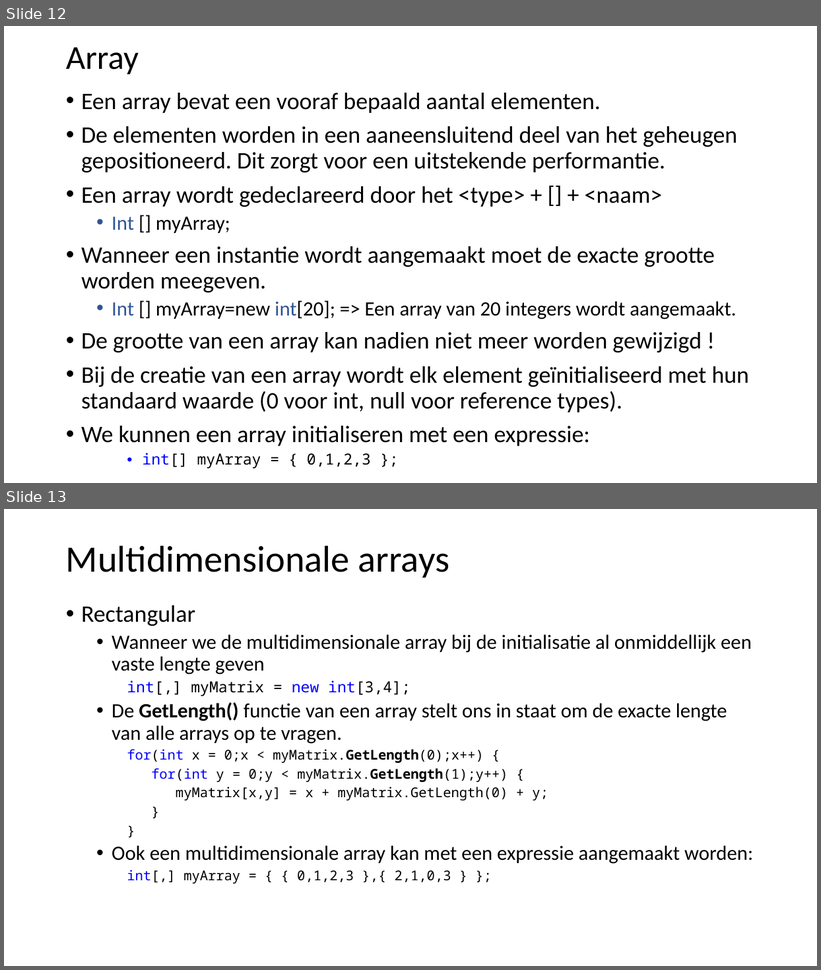
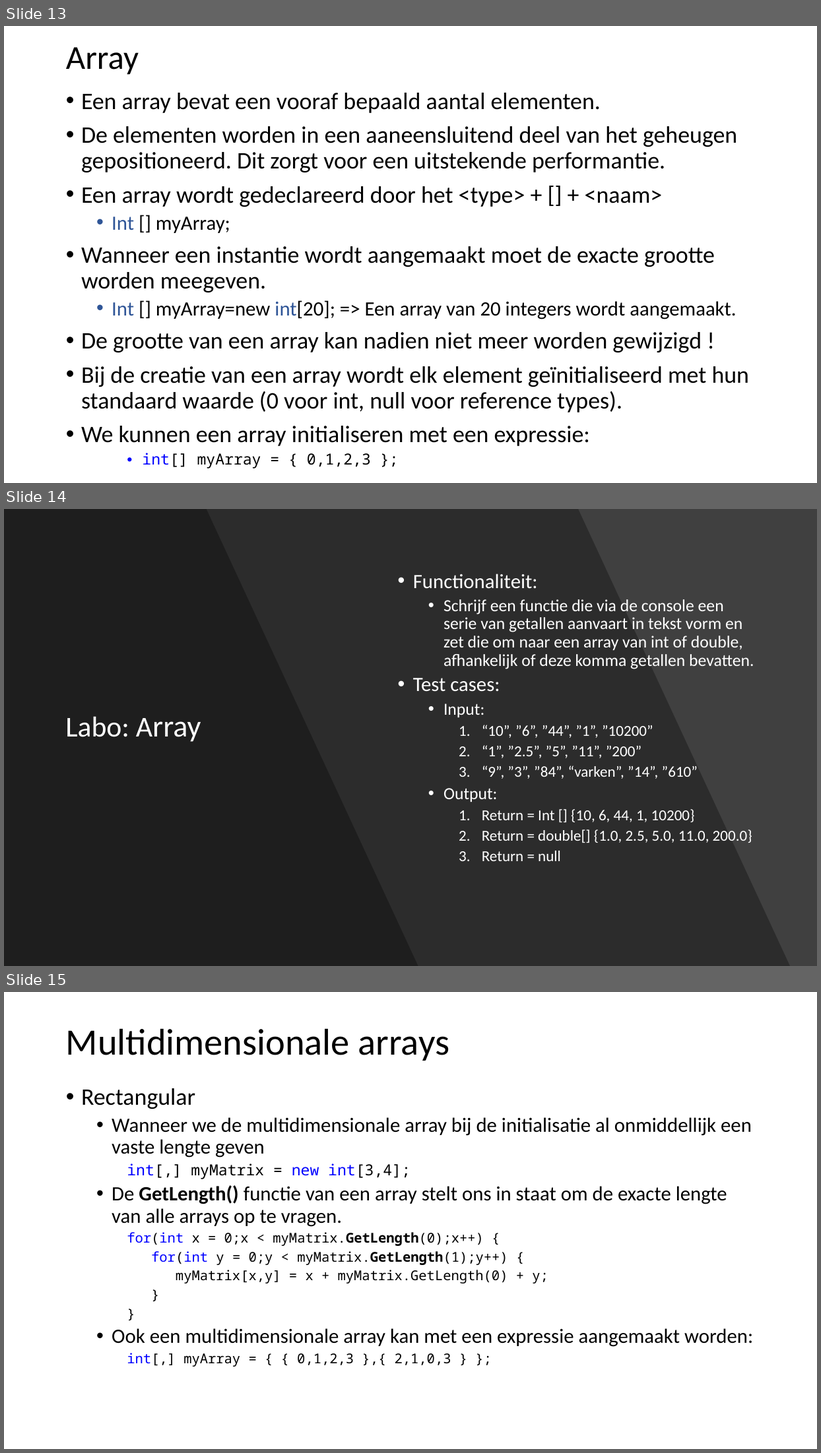
Before and after one commit to filipgeens/Syntra2020, a slide deck: Cursus/BasisCSharp-Coderen.pptx. Shown one above the other, each under a label of ours: slides 12 and 13 before the commit, slides 13, 14 and 15 after it. The pictures are 821x970 and 821x1453 pixels, drawn with LibreOffice and Linux fonts; fonts in the diff are those of the drawing. Boxes give left, top, right and bottom in pixels: in the first picture for what was removed or moved away, otherwise in the second. Text is boxed around its words. In the diff, an @@ line names an element or a change of style, - is before the commit and + after.

```diff
--- a/Cursus/BasisCSharp-Coderen.pptx
+++ b/Cursus/BasisCSharp-Coderen.pptx
@@ slide 14 added at [4, 509, 817, 966], background #404040 @@
@@ freeform shape added at [4, 509, 790, 966], fill #000000 at 30% opacity @@
@@ freeform shape added at [4, 509, 418, 966], fill #000000 at 30% opacity @@
@@ text added at [413, 574, 754, 861], 18 pt, text #FFFFFF @@
+  • Functionaliteit:
+    • Schrijf een functie die via de console een serie van getallen aanvaart in tekst vorm en zet die om naar een array van int of double, afhankelijk of deze komma getallen bevatten.
+  • Test cases:
+    • Input:
+      1. “10”, ”6”, ”44”, ”1”, ”10200”
+      2. “1”, ”2.5”, ”5”, ”11”, ”200”
+      3. “9”, ”3”, ”84”, “varken”, ”14”, ”610”
+    • Output:
+      1. Return = Int [] {10, 6, 44, 1, 10200}
+      2. Return = double[] {1.0, 2.5, 5.0, 11.0, 200.0}
+      3. Return = null
@@ title added at [65, 716, 129, 737], 34 pt, text #FFFFFF @@
+Labo: Array
@@ what was slide 12 is now slide 13 @@
@@ what was slide 13 is now slide 15 @@
```
Also in this commit, not shown: 1 slide changed, 2 other slides added.
